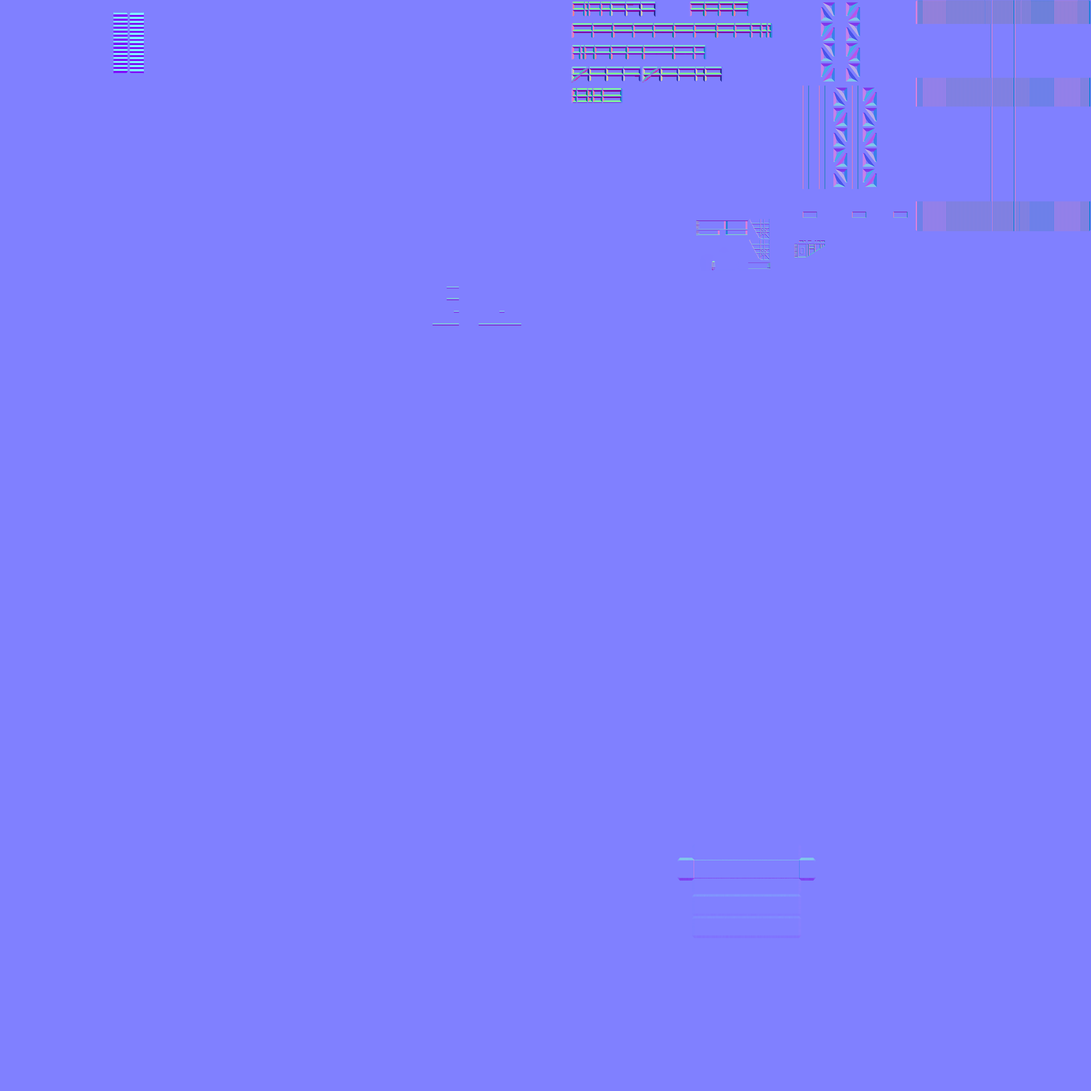
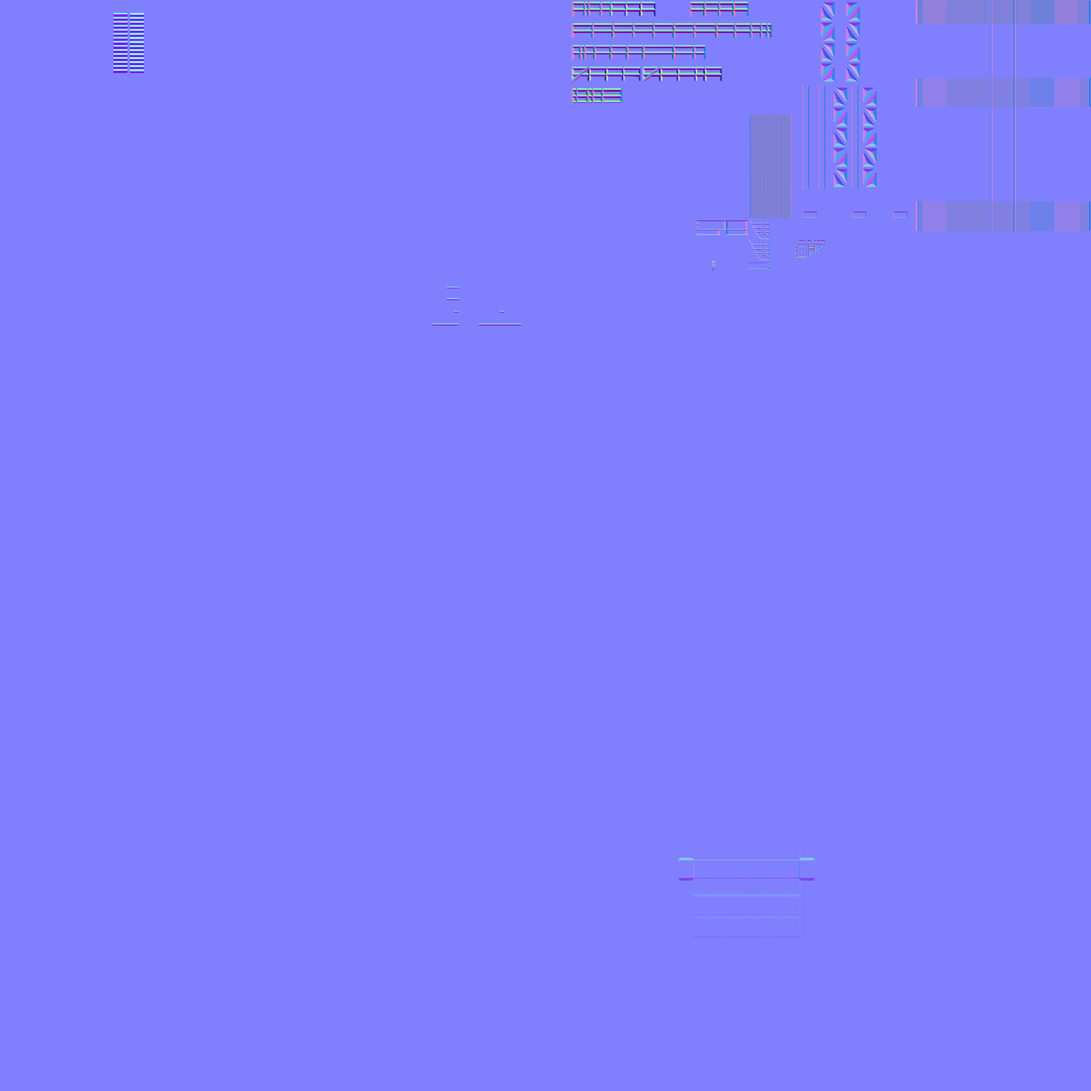
Layered file, before and after one edit (1091 × 1091). Changes by layer:
painted on "LUT_NRM.png" over left=750, top=114, right=792, bottom=219
